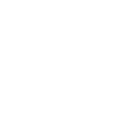
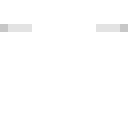
Layers edited between the first and the second 128×128 image:
added layer "side.mask" above "side" over box(0, 24, 128, 32)
renamed "Background" to "side", hid it, painted on it over box(0, 24, 128, 32)
